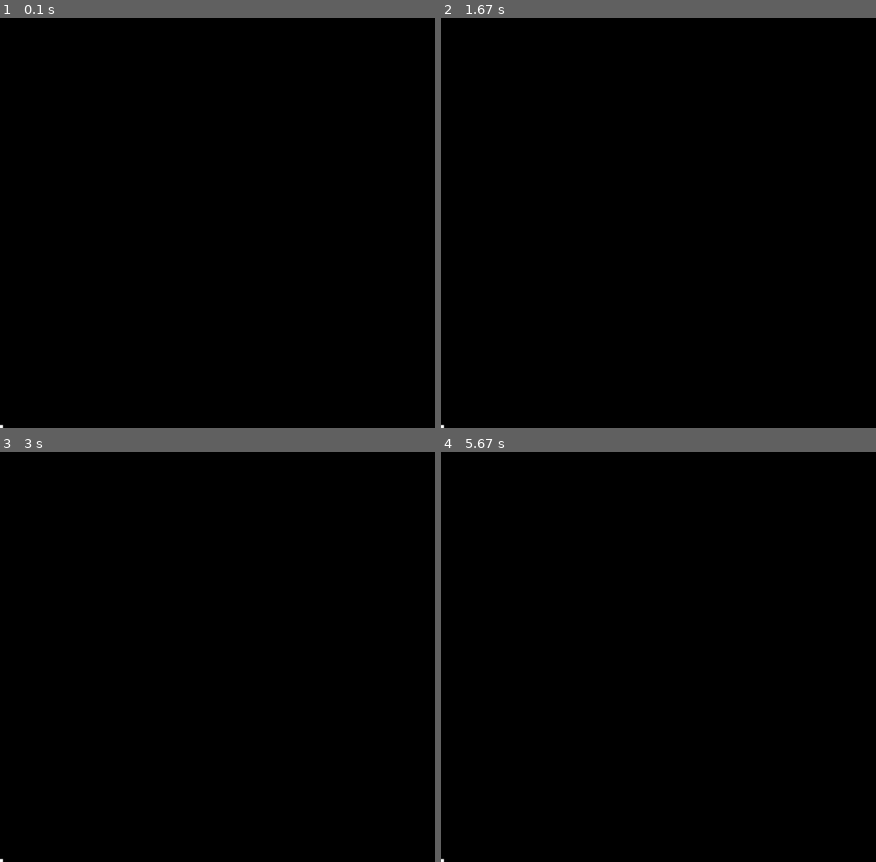
Above: before the commit, frames 1-4 (two rows, left to right).
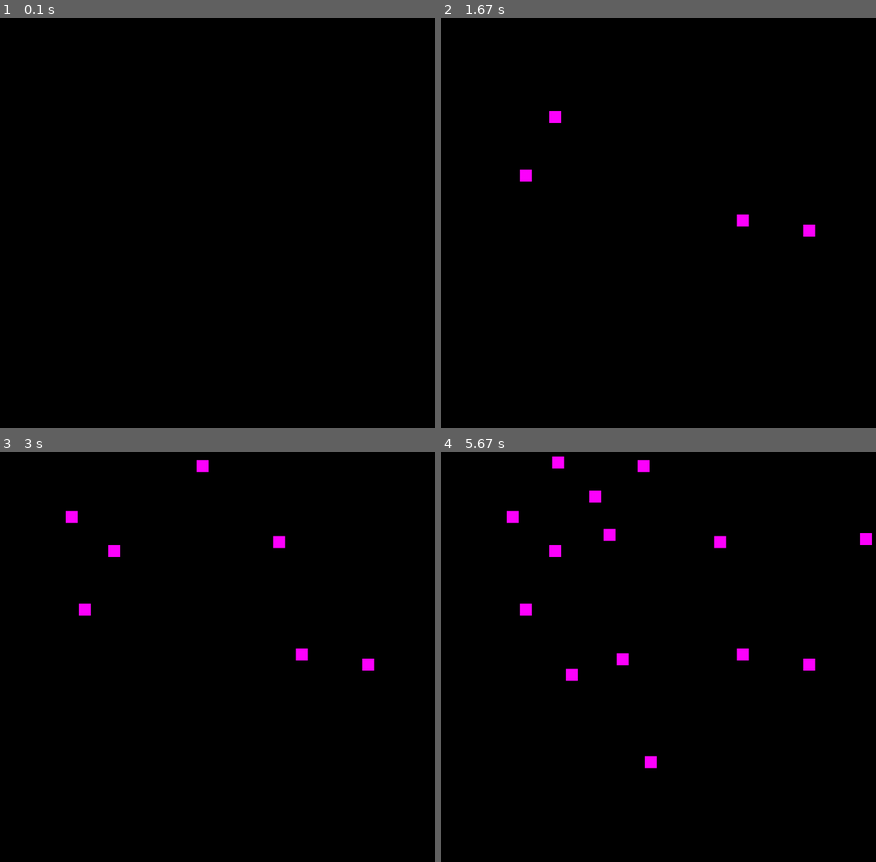
Above: after the commit, the same moments.

Repository: chillcoffee/OpenGL
Game: pygame game, started from EMC 2A/MousePlot_2A.py
Two runs of this game, one before a commit and one after it. Both use one fixed random seed, a clock stepped at 60 frames per second and the inputs below.
Inputs (mouse positions are in pixels of both pictures, inside the frame that each line leads up to):
- Up to frame 1 (0.1 s): no input
- Up to frame 2 (1.67 s): press the mouse at (741, 218) at 0.37 s; move the mouse to (667, 206) at 0.47 s; release the mouse at (597, 194) at 0.6 s; click (554, 116) at 0.8 s; click (810, 231) at 1.2 s; click (523, 173) at 1.6 s
- Up to frame 3 (3 s): move the mouse to (278, 542) at 1.87 s; click (278, 542) at 2 s; move the mouse to (204, 464) at 2.27 s; click (204, 464) at 2.4 s; click (69, 517) at 2.8 s
- Up to frame 4 (5.67 s): click (867, 538) at 3.2 s; click (558, 460) at 3.6 s; move the mouse to (571, 673) at 3.87 s; click (571, 673) at 4 s; move the mouse to (649, 763) at 4.27 s; click (649, 763) at 4.4 s; click (610, 534) at 4.8 s; click (623, 657) at 5.2 s; click (593, 497) at 5.6 s

The runs differ from the first frame. In frame 1, less than 0.1% of the frame differs, in the area x 0-1%, y 99-100%; in frame 2, 0.3%; in frame 3, 0.6%; in frame 4, 1.2%, in the area x 0-100%, y 0-100%.

Commit message:
push codes from EMC 2A discussion

Diff:
--- /dev/null
+++ b/EMC 2A/Lines_2A.py
@@ -0,0 +1,71 @@
+import pygame
+from pygame.locals import *
+from OpenGL.GL import *
+from OpenGL.GLU import *
+from Utils import map_value
+
+pygame.init()
+
+screen_width = 1000
+screen_height = 800
+ortho_width = 640
+ortho_height = 480
+
+screen = pygame.display.set_mode((screen_width, screen_height), DOUBLEBUF | OPENGL)
+pygame.display.set_caption('Basic Graphics Primitives - Lines Ruffa Resentes')
+
+
+def init_ortho():
+    glMatrixMode(GL_PROJECTION)
+    glLoadIdentity()
+    gluOrtho2D(0, ortho_width, 0, ortho_height)
+
+
+def plot_point():
+    glBegin(GL_POINTS)
+    for p in points:
+        glVertex2f(p[0], p[1])
+    glEnd()
+
+
+def plot_lines():
+    # glBegin(GL_LINES)           #OPENGL will draw a line every two vertices
+    # glBegin(GL_LINE_LOOP)         #eto buong loop
+    for line in points:
+        glBegin(GL_LINE_STRIP)
+        for coords in line:
+            glVertex2f(coords[0], coords[1])
+        glEnd()
+
+
+done = False
+init_ortho()
+# glPointSize(50)
+glLineWidth(10)
+glColor(1, 0, 1, 1)
+points = []
+line = []
+mouse_down = False
+while not done:
+    p = None
+    for event in pygame.event.get():
+        if event.type == pygame.QUIT:
+            done = True
+        elif event.type == MOUSEBUTTONDOWN:
+            mouse_down = True
+            line = []           #reset the line_strip
+            points.append(line)
+        elif event.type == MOUSEBUTTONUP:
+            mouse_down = False
+        elif event.type == MOUSEMOTION and mouse_down:
+            p = pygame.mouse.get_pos()      #eto para pagkuha ng coordinates xy
+            line.append((map_value(0, screen_width,0,ortho_width, p[0]),
+                           map_value(0, screen_height,ortho_height, 0, p[1])))
+
+    glClear(GL_COLOR_BUFFER_BIT | GL_DEPTH_BUFFER_BIT)
+    glMatrixMode(GL_MODELVIEW)
+    glLoadIdentity()
+    plot_lines()
+    pygame.display.flip()
+    # pygame.time.wait(100)
+pygame.quit()
--- a/MousePlot_2A.py
+++ b/EMC 2A/MousePlot_2A.py
@@ -2,11 +2,14 @@
 from pygame.locals import *
 from OpenGL.GL import *
 from OpenGL.GLU import *
+from Utils import map_value
 
 pygame.init()
 
 screen_width = 1000
 screen_height = 800
+ortho_width = 640
+ortho_height = 480
 
 screen = pygame.display.set_mode((screen_width, screen_height), DOUBLEBUF | OPENGL)
 pygame.display.set_caption('Basic Graphics Primitives - Plot Points Using Mouse')
@@ -15,27 +18,35 @@
 def init_ortho():
     glMatrixMode(GL_PROJECTION)
     glLoadIdentity()
-    gluOrtho2D(0, 640, 0, 480)
+    gluOrtho2D(0, ortho_width, 0, ortho_height)
 
 
-def plot_graph():
+def plot_point():
     glBegin(GL_POINTS)
-    glVertex2f(0, 0)
+    for p in points:
+        glVertex2f(p[0], p[1])
     glEnd()
 
 
 done = False
 init_ortho()
-glPointSize(10)
+glPointSize(20)
+glColor(1, 0, 1, 1)
+points = []
 while not done:
+    p = None
     for event in pygame.event.get():
         if event.type == pygame.QUIT:
             done = True
+        elif event.type == MOUSEBUTTONDOWN:
+            p = pygame.mouse.get_pos()      #eto para pagkuha ng coordinates xy
+            points.append((map_value(0, screen_width,0,ortho_width, p[0]),
+                           map_value(0, screen_height,ortho_height, 0, p[1])))
 
     glClear(GL_COLOR_BUFFER_BIT | GL_DEPTH_BUFFER_BIT)
     glMatrixMode(GL_MODELVIEW)
     glLoadIdentity()
-    plot_graph()
+    plot_point()
     pygame.display.flip()
     pygame.time.wait(100)
 pygame.quit()
